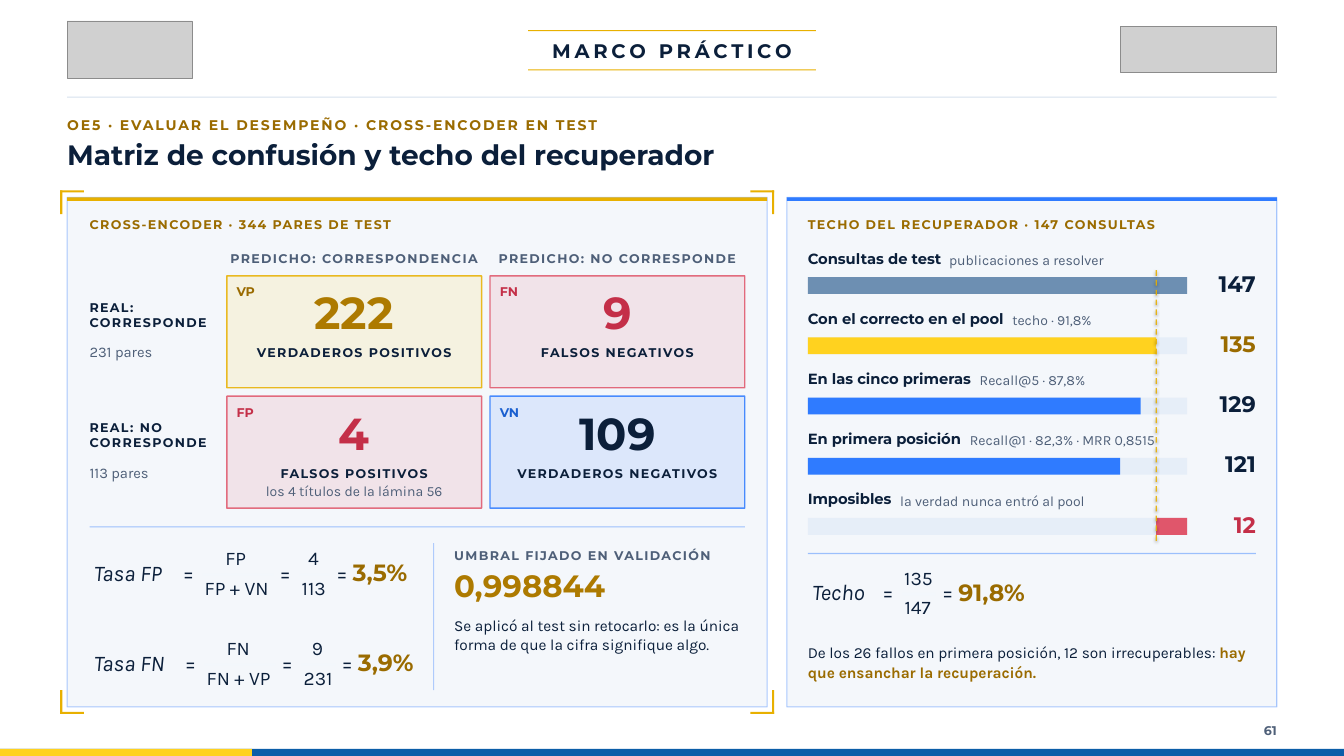
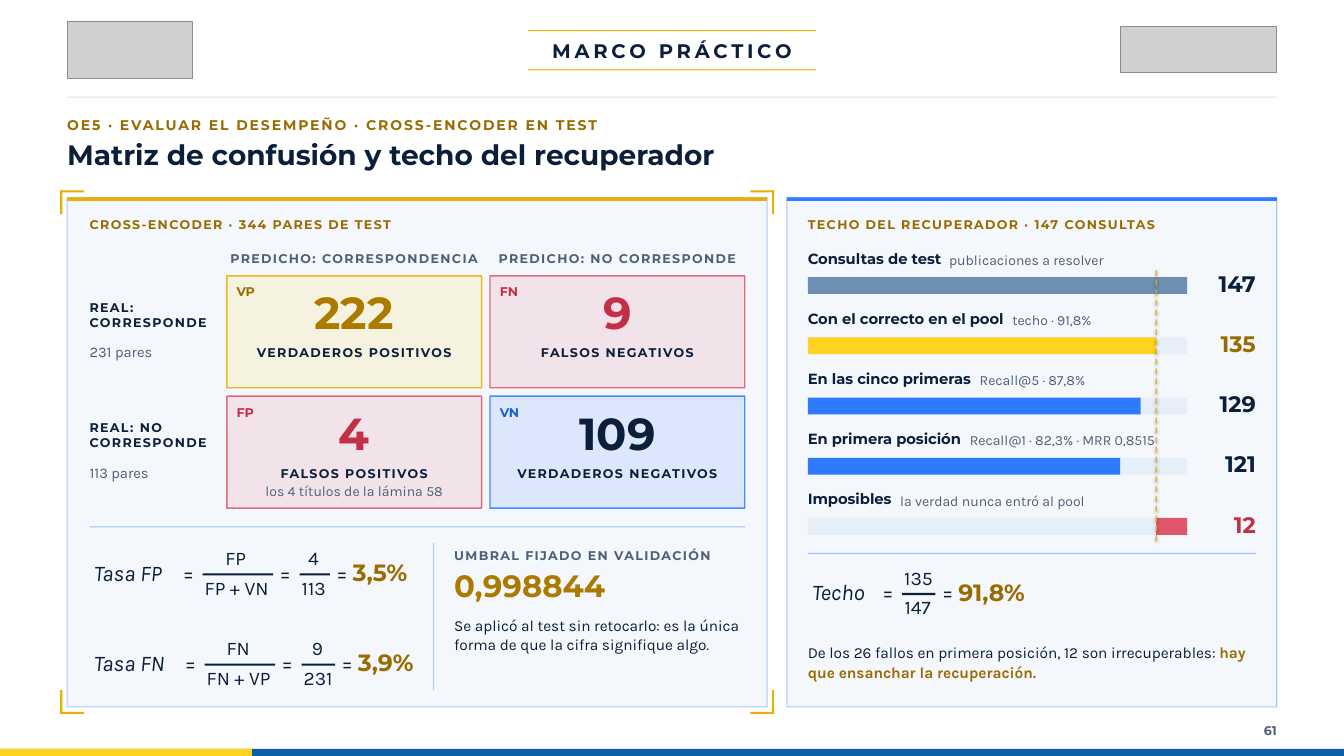
Before and after one commit to cmpeic/presentacion-trabajo-grado, a slide deck: slide 61 of canva/presentacion_trabajo_grado_canva.pptx. Drawn at 1344x756 pixels with LibreOffice and Linux fonts; fonts in the diff are those of the drawing; grey boxes stand for pictures. Boxes give left, top, right and bottom in pixels: in the first picture for what was removed or moved away, otherwise in the second. Text is boxed around its words. In the diff, an @@ line names an element or a change of style, - is before the commit and + after.

```diff
--- a/canva/presentacion_trabajo_grado_canva.pptx
+++ b/canva/presentacion_trabajo_grado_canva.pptx
@@ text at box(265, 485, 442, 496): text changed @@
-los 4 títulos de la lámina 56
+los 4 títulos de la lámina 58
@@ fill #F3F7FC to #0B1F3A in 5 elements at box(203, 573, 274, 575), box(300, 573, 330, 575), box(205, 664, 276, 666), box(302, 664, 335, 666), box(902, 593, 936, 595) @@
```
Also in this commit, not shown: 7 other slides changed, 2 other files.
